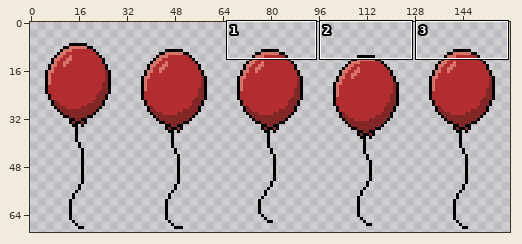
Two states of a sprite sheet, Resources/Sprites/Balloon.png. Above: a wide view before the commit, with the close-up outlined.
Close-up. Before the commit:
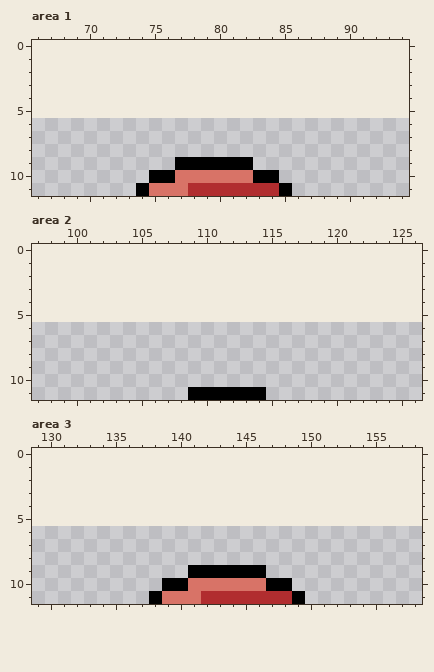
The file is 160x64 pixels. Pixels under 10% opacity are left out. Colours within 5 levels of each other are drawn and written as one. Shown: area 1: x 66..94, y 0..11; area 2: x 97..126, y 0..11; area 3: x 129..158, y 0..11. The old version is drawn lined up with the new one, on the new canvas. The commit also changed other parts of the picture, which this record leaves out.
Once edited:
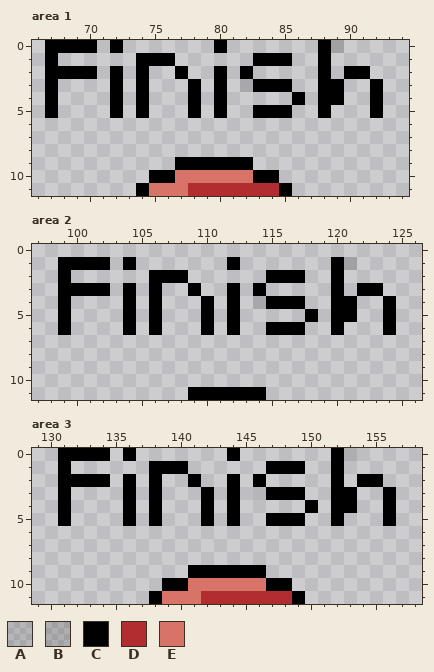
Palette (. is transparent): A #0000001d  B #00000027  C #000000  D #b12d2f  E #d87367
What changed:
canvas 160x64 -> 160x70, the old top-left corner now at 0,6
--- area 1
@@ x 66..94 @@
- 0 .............................
- 1 .............................
- 2 .............................
- 3 .............................
- 4 .............................
- 5 .............................
+ 0 .CCCC.C.......C.......CB.....
+ 1 .C......CCC......CCC..C......
+ 2 .CCCC.C.C..C..C.C.....C.CC...
+ 3 .C....C.C...C.C.ACCC..CC..C..
+ 4 .C....C.C...C.C.....C.CC..C..
+ 5 .C....C.C...C.C..CCC..C...C..
  6 .............................
--- area 2
@@ x 97..126 @@
  0 ..............................
- 1 ..............................
- 2 ..............................
- 3 ..............................
- 4 ..............................
- 5 ..............................
- 6 ..............................
+ 1 ..CCCC.C.......C.......CB.....
+ 2 ..C......CCC......CCC..C......
+ 3 ..CCCC.C.C..C..C.C.....C.CC...
+ 4 ..C....C.C...C.C.ACCC..CC..C..
+ 5 ..C....C.C...C.C.....C.CC..C..
+ 6 ..C....C.C...C.C..CCC..C...C..
  7 ..............................
--- area 3
@@ x 129..158 @@
- 0 ..............................
- 1 ..............................
- 2 ..............................
- 3 ..............................
- 4 ..............................
- 5 ..............................
+ 0 ..CCCC.C.......C.......CB.....
+ 1 ..C......CCC......CCC..C......
+ 2 ..CCCC.C.C..C..C.C.....C.CC...
+ 3 ..C....C.C...C.C.ACCC..CC..C..
+ 4 ..C....C.C...C.C.....C.CC..C..
+ 5 ..C....C.C...C.C..CCC..C...C..
  6 ..............................
